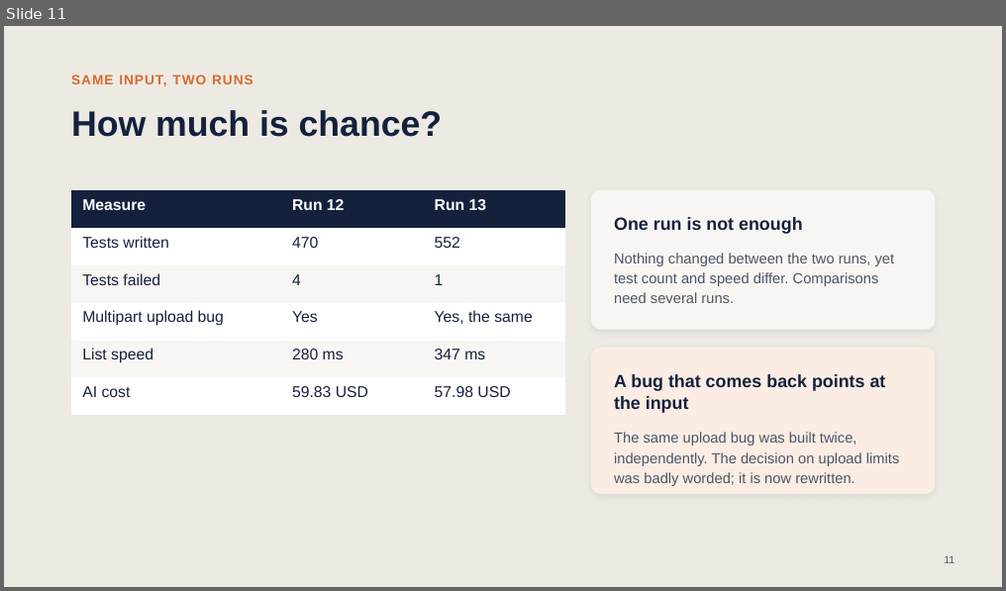
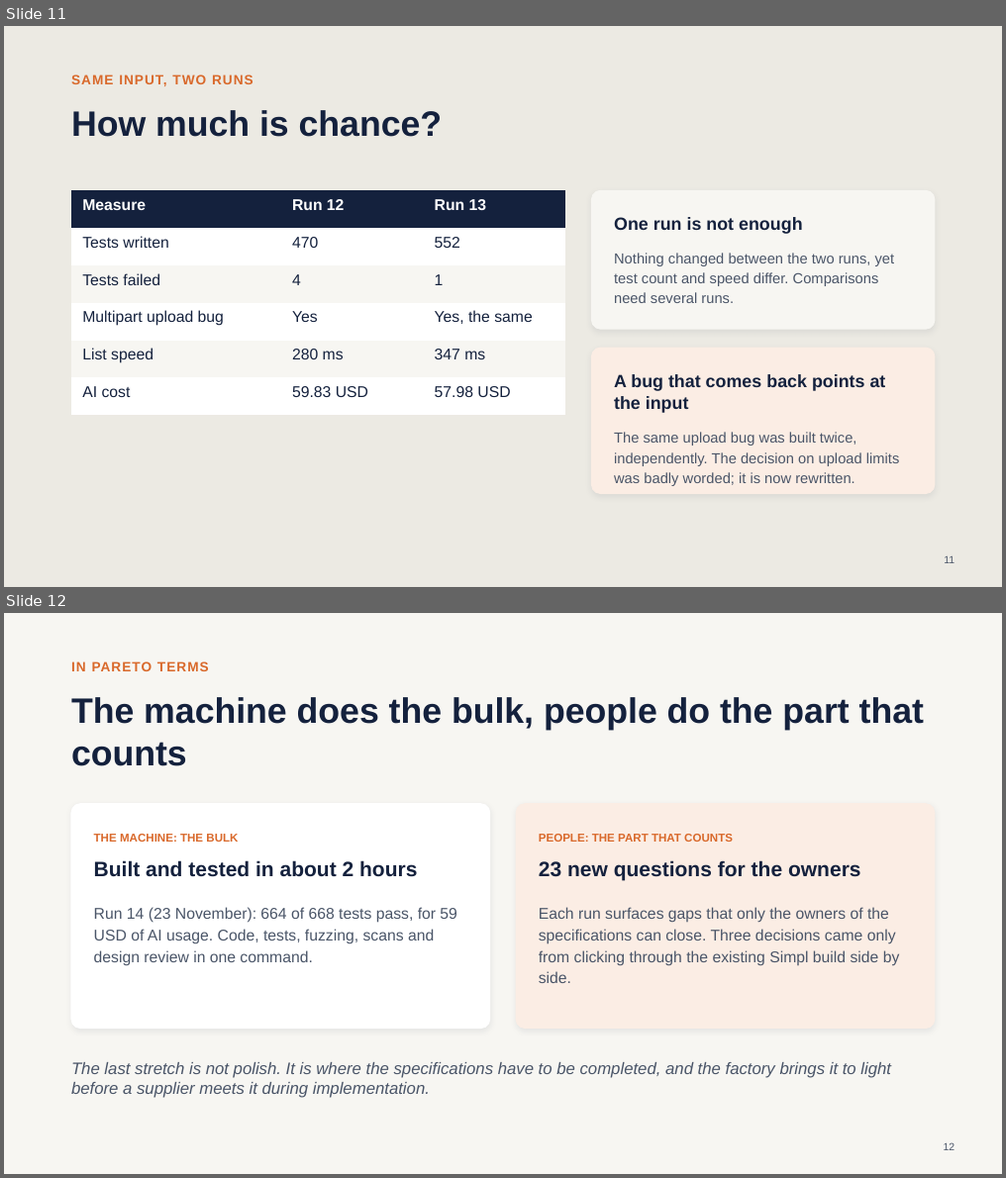
Before and after one commit to barrynauta/simpl-local, a slide deck: simpl-spec-factory/presentations/spec-factory-simpl.pptx. Shown one above the other, each under a label of ours: slide 11 before the commit, slides 11 and 12 after it. The pictures are 1006x591 and 1006x1178 pixels, drawn with LibreOffice and Linux fonts; fonts in the diff are those of the drawing. Boxes give left, top, right and bottom in pixels: in the first picture for what was removed or moved away, otherwise in the second. Text is boxed around its words. In the diff, an @@ line names an element or a change of style, - is before the commit and + after.

Commit message:
Simpl deck: add Pareto slide with run 14 figures

```diff
--- a/simpl-spec-factory/presentations/spec-factory-simpl.pptx
+++ b/simpl-spec-factory/presentations/spec-factory-simpl.pptx
@@ slide 12 added at box(4, 613, 1002, 1174), background #F7F6F2 @@
@@ text added at box(71, 662, 209, 671), 13 pt, text #D9692B, bold @@
+IN PARETO TERMS
@@ title added at box(71, 697, 924, 766), 34 pt, text #14213D, bold @@
+The machine does the bulk, people do the part that counts
@@ rounded rectangle added at box(71, 804, 490, 1029), fill #FFFFFF, outline #FFFFFF 1 pt @@
@@ rounded rectangle added at box(516, 804, 935, 1029), fill #FBEDE4, outline #FBEDE4 1 pt @@
@@ text added at box(94, 834, 238, 842), 11 pt, text #D9692B, bold @@
+THE MACHINE: THE BULK
@@ text added at box(539, 834, 733, 842), 11 pt, text #D9692B, bold @@
+PEOPLE: THE PART THAT COUNTS
@@ text added at box(94, 861, 417, 877), 20 pt, text #14213D, bold @@
+Built and tested in about 2 hours
@@ text added at box(539, 861, 861, 881), 20 pt, text #14213D, bold @@
+23 new questions for the owners
@@ text added at box(94, 907, 457, 966), 15 pt, text #4A5568 @@
+Run 14 (23 November): 664 of 668 tests pass, for 59 USD of AI usage. Code, tests, fuzzing, scans and design review in one command.
@@ text added at box(539, 907, 900, 983), 15 pt, text #4A5568 @@
+Each run surfaces gaps that only the owners of the specifications can close. Three decisions came only from clicking through the existing Simpl build side by side.
@@ text added at box(71, 1062, 891, 1098), 16 pt, text #4A5568, italic @@
+The last stretch is not polish. It is where the specifications have to be completed, and the factory brings it to light before a supplier meets it during implementation.
@@ page number added at box(944, 1143, 955, 1151), 10 pt, text #4A5568 @@
+12
```
Also in this commit, not shown: 2 slides changed, 2 other files.
